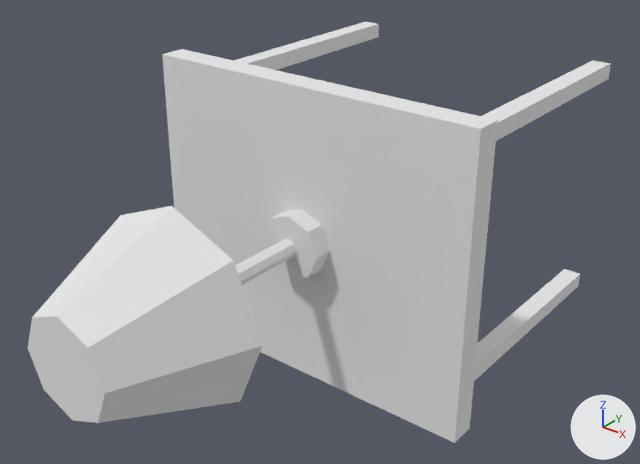
What one commit did to the OBJ model kaiaai_gazebo/models/LampAndStand/meshes/LampAndStand.obj.
Camera for both pictures: a 50 mm lens placed at (0.846, -1.556, 0.654), pointed at (0.005, -0.505, 0.002). Arrows for +X, +Y and +Z are at lower right; the lights stay in place. Where no turn or scale is listed for an object, it has been applied to the vertices.

In view in the first picture: 'LampAndStand'.
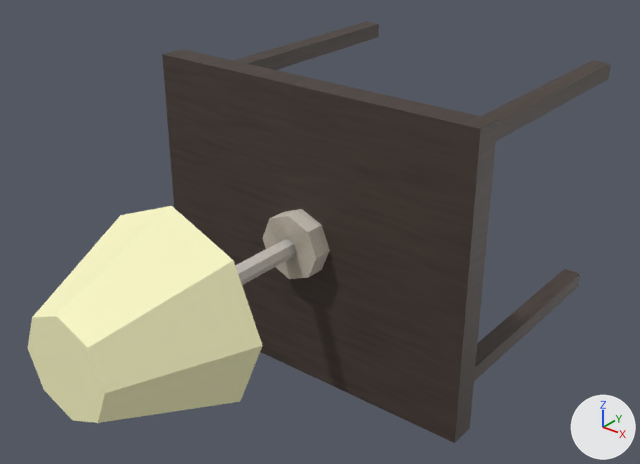
Location of each change, [x1, y1, x2, y2] in pixels of the pictures (640 x 464 px):
part 1 of me_lampandstand, recoloured: [28, 22, 611, 443] in both

The change in detail:
Picture 'LampAndStand_Diffuse.png' (img_lampandstand_diffuse_png) is new.
Material 'texture' (mat_texture) is new.
Its texture is img_lampandstand_diffuse_png.
Its roughness is 0.526.
me_lampandstand has 93 vertices, 178 faces and spans x -0.311..0.311, y -1.021..0.0, z -0.262..0.262.
me_lampandstand is used by ob_lampandstand; location (0.0, 0.0, 0.0).
me_lampandstand no longer uses material mat_204_204_204 (white #e7e7e7).
me_lampandstand part 1: all 167 faces that had it switch from mat_parameshatf_13 (white #e7e7e7) to mat_texture (picture img_lampandstand_diffuse_png).
